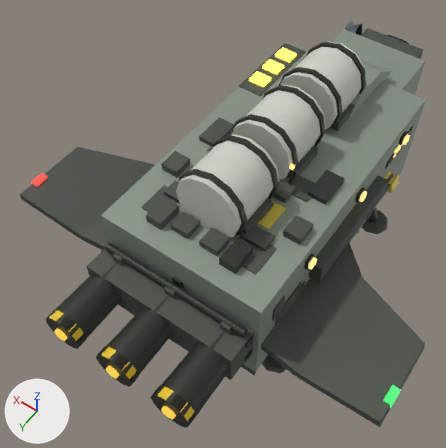
The glTF model ref/glb/tender-m.glb as it was, and as the next commit left it.
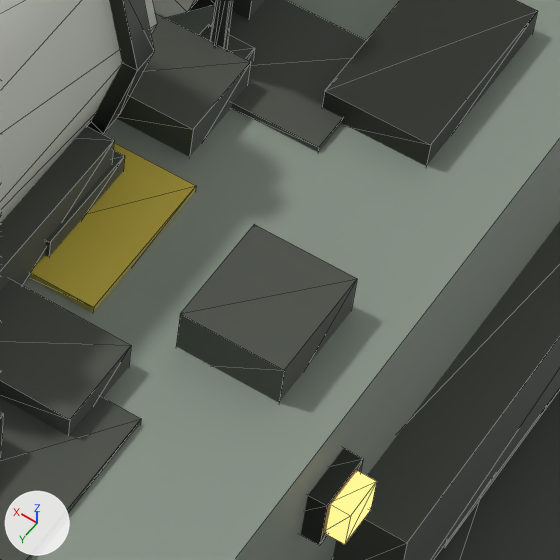
The first picture shows the older version from a 50 mm lens placed at (-2.15, 4.2, 6.22), pointed at (0.3, 0.77, 0.82). The close-ups show the older and then the newer version on the part from 57% to 78% of the width and 39% to 61% of the height of that picture. Only the edits that show in the close-ups are written down. Arrows for +X, +Y and +Z are at lower left; the lights stay in place. The close-ups show mesh edges as thin lines. Where no turn or scale is listed for an object, it has been applied to the vertices.

The scene before the commit, as lines of its bpy script (objects in view):
```python
me_mesh_13 = bpy.data.meshes.new('Mesh_13')
me_mesh_13.from_pydata(...)  # 28 vertices, 48 faces; spans x -0.344..0.344, y -0.335..0.335, z -0.344..0.344
me_mesh_13.materials.append(mat_tankinsulation)  # light grey #cfd2c8
me_mesh_16 = bpy.data.meshes.new('Mesh_16')
me_mesh_16.from_pydata(...)  # 28 vertices, 48 faces; spans x -0.372..0.372, y -0.025..0.025, z -0.372..0.372
me_mesh_16.materials.append(mat_enginehousing)  # dark grey #33362f
me_mesh_202 = bpy.data.meshes.new('Mesh_202')
me_mesh_202.from_pydata(...)  # a box spanning x -0.085..0.085, y -0.109..0.109, z -0.036..0.036
me_mesh_202.materials.append(mat_hullpanel)  # dark grey #4f544c
ob_bowsertank2 = bpy.data.objects.new('bowserTank2', me_mesh_13)
ob_bowsertank2.location = (0.0, 1.11, 1.966)
ob_supportshipaftgreeble2l = bpy.data.objects.new('supportShipAftGreeble2L', me_mesh_202)
ob_supportshipaftgreeble2l.location = (-0.276, 0.978, 1.707)
ob_tankstrap2r = bpy.data.objects.new('tankStrap2R', me_mesh_16)
ob_tankstrap2r.location = (0.0, 0.853, 1.966)
# also in view: 'supportShipAftGreeble4L' at (-0.65, 0.38, 1.71); 'supportShipAftGreeble3L' at (-0.33, 0.68, 1.72); 'hullMain' at (0.0, 0.25, 1.12); 'workFloodLens2L' at (-0.95, 1.11, 1.53); 'repairGantry' at (-0.95, 0.32, 1.25)
```
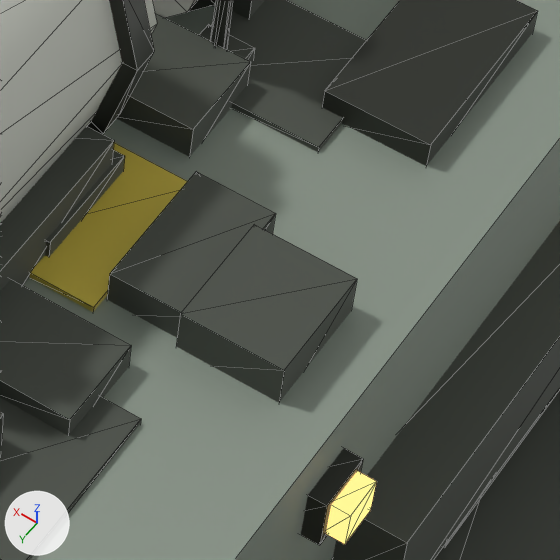
Diff of the bpy script that builds the scene:
```diff
--- a/ref/glb/tender-m.glb.py
+++ b/ref/glb/tender-m.glb.py
@@ me_mesh_194_1 @@
+me_mesh_194_1.from_pydata(...)  # a box spanning x -0.074..0.074, y -0.128..0.128, z -0.051..0.051
+me_mesh_194_1.materials.append(mat_hullpanel)  # dark grey #4f544c
@@ ob_supportshiphullmaingreebletop9l @@
+ob_supportshiphullmaingreebletop9l = bpy.data.objects.new('supportShiphullMainGreebleTop9L', me_mesh_194_1)
+ob_supportshiphullmaingreebletop9l.location = (-0.551, 0.968, 1.706)
```

Changed parts and their boxes (x1, y1, x2, y2) in the close-ups (560 x 560 px):
'supportShiphullMainGreebleTop9L', added: after (107, 172, 276, 338)
